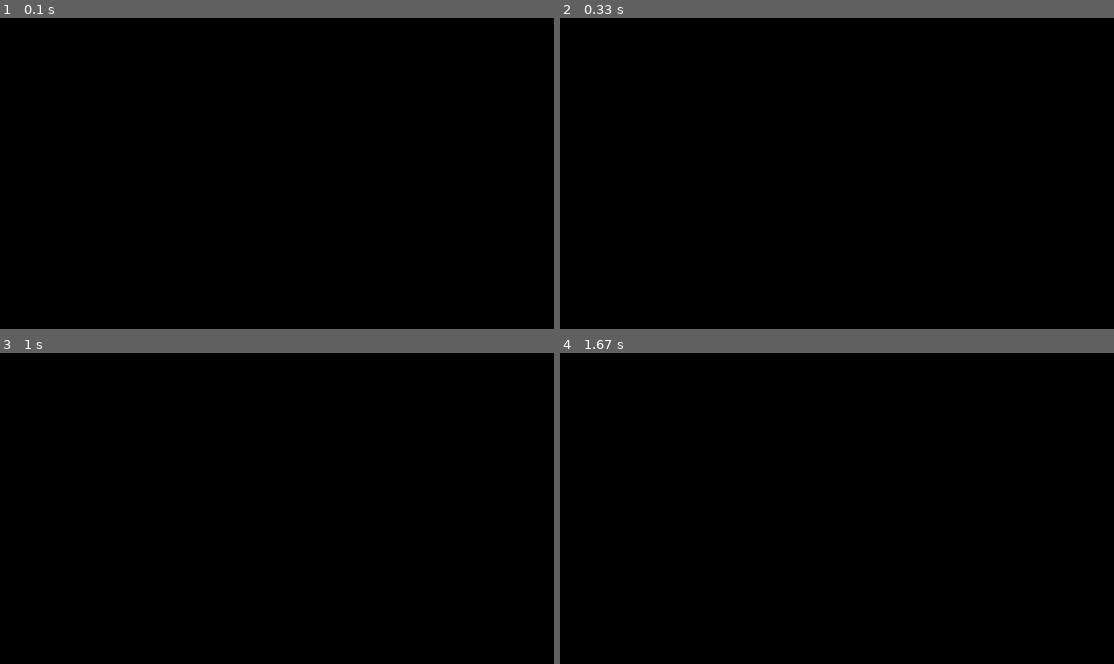
Above: before the commit, frames 1-4 (two rows, left to right).
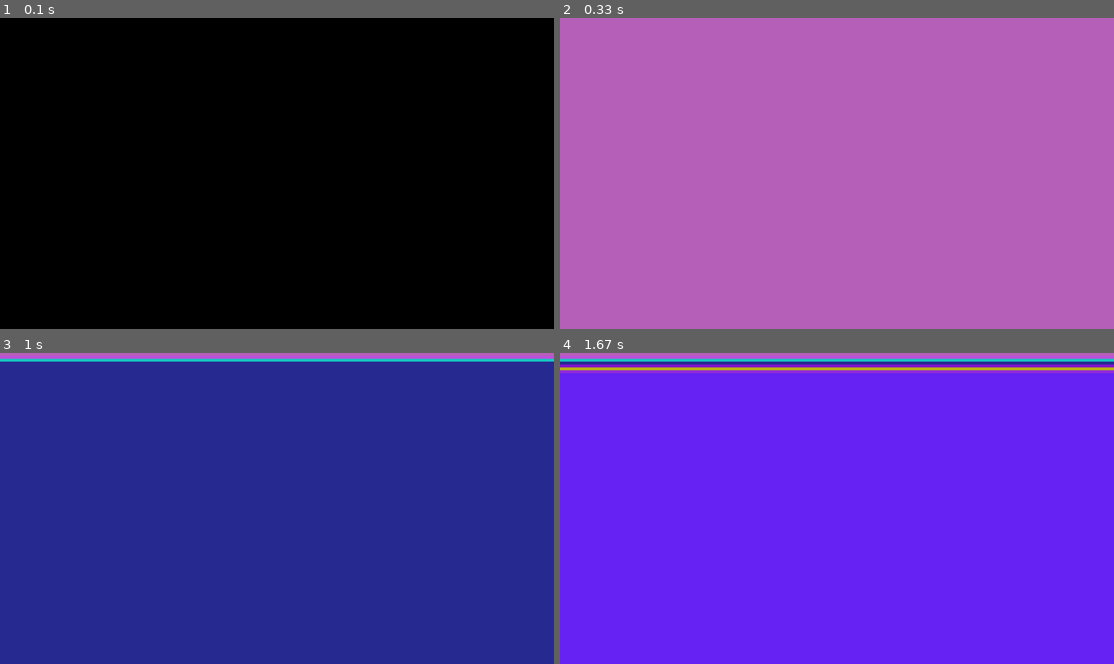
Above: after the commit, the same moments.

Repository: ESWDigitalWasteBins/DigitalWasteBins
Game: pygame game, started from dwb/display.py
Two runs of this game, one before a commit and one after it. Both use one fixed random seed, a clock stepped at 60 frames per second and the inputs below.
Inputs:
- Up to frame 1 (0.1 s): no input
- Up to frame 2 (0.33 s): no input
- Up to frame 3 (1 s): no input
- Up to frame 4 (1.67 s): no input

Frame 1 is identical in both runs. In frame 2, 100% of the frame differs, in the area x 0-100%, y 0-100%; in frame 3, 100%; in frame 4, 100%.

Commit message:
Update with animation

Diff:
--- a/dwb/display.py
+++ b/dwb/display.py
@@ -184,6 +184,7 @@
 
 
 if __name__ == '__main__':
+    from random import random
     TEXT_WEIGHT = 1
     CONTENT_WEIGHT = 5
     TEXT_RATIO = TEXT_WEIGHT / (TEXT_WEIGHT + CONTENT_WEIGHT)
@@ -231,12 +232,11 @@
                     running = False
                     break
 
-        screen.fill((0, 0, 0))
-
-        pygame.draw.rect(screen, BLUE, (0, y, screen.get_width(), screen.get_height()))
-        y += 1
-        clock.tick(60)
-        pygame.time.wait(3000)
+        # screen.fill((0, 0, 0))
+
+        pygame.draw.rect(screen, (255*random(), 255*random(), 255*random()), (0, y, screen.get_width(), screen.get_height()))
+        y += 10
+        clock.tick(5)
 
         pygame.display.flip()
 
